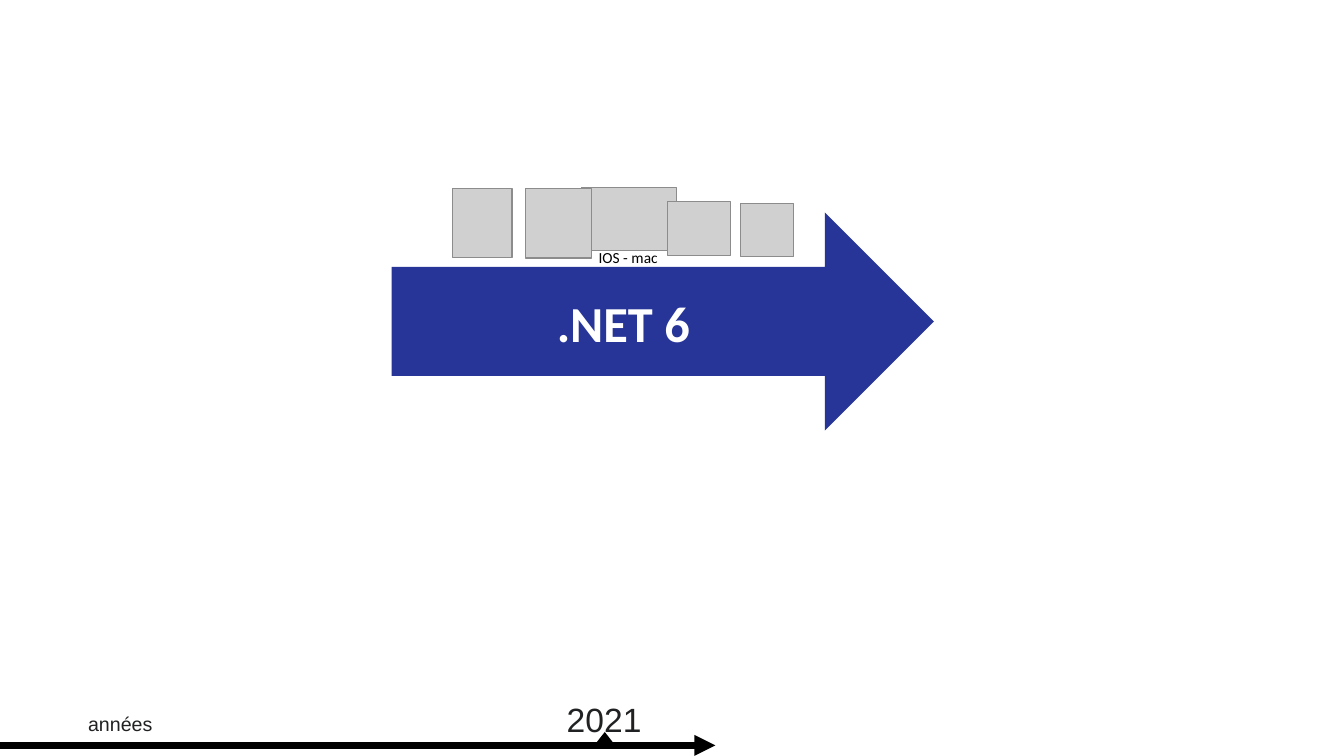
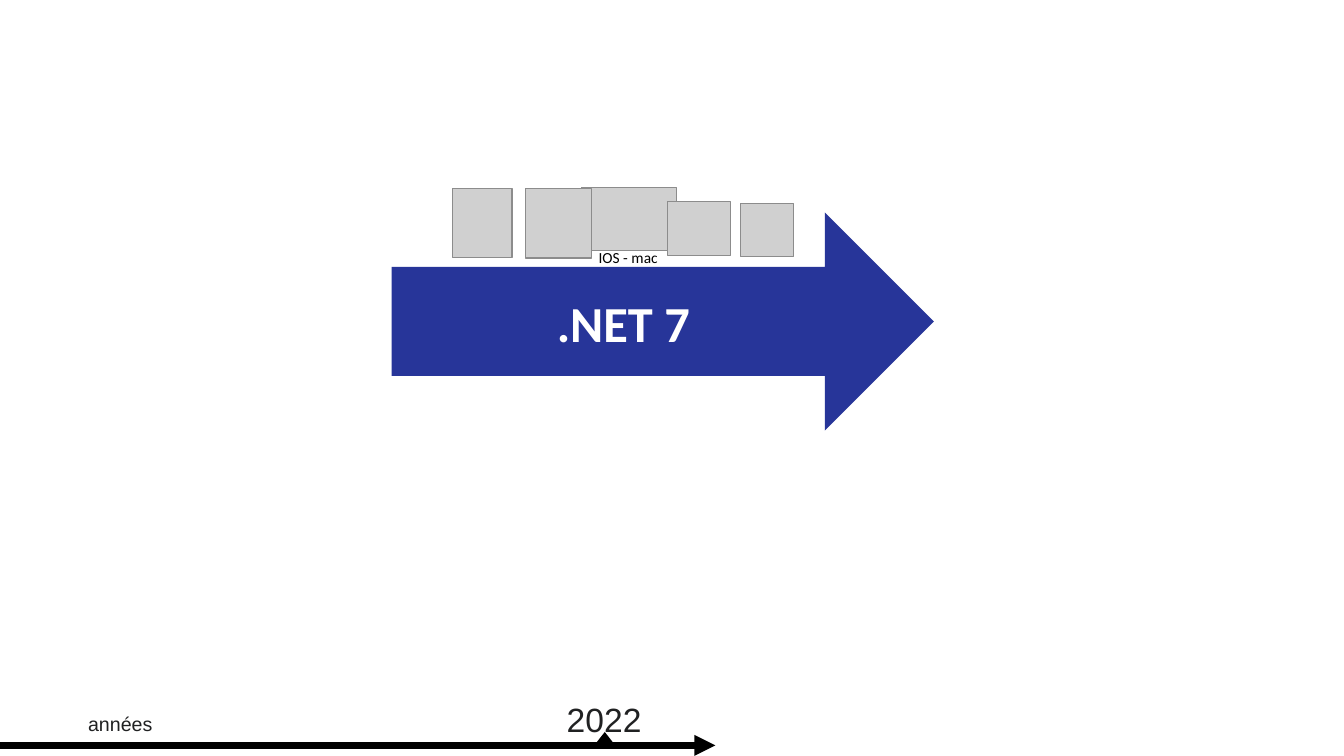
Before and after one commit to guillaume-chervet/course.dotnet, a slide deck: slide 12 of documentations/Dotnet vs dotnet core.pptx. Drawn at 1344x756 pixels with LibreOffice and Linux fonts; fonts in the diff are those of the drawing; grey boxes stand for pictures. Boxes give left, top, right and bottom in pixels: in the first picture for what was removed or moved away, otherwise in the second. Text is boxed around its words. In the diff, an @@ line names an element or a change of style, - is before the commit and + after.

```diff
--- a/documentations/Dotnet vs dotnet core.pptx
+++ b/documentations/Dotnet vs dotnet core.pptx
@@ text at box(557, 309, 690, 343): text changed @@
-.NET 6
+.NET 7
@@ text at box(567, 708, 642, 739): text changed @@
-2021
+2022
```
Also in this commit, not shown: 1 other slide changed, 1 other file.
